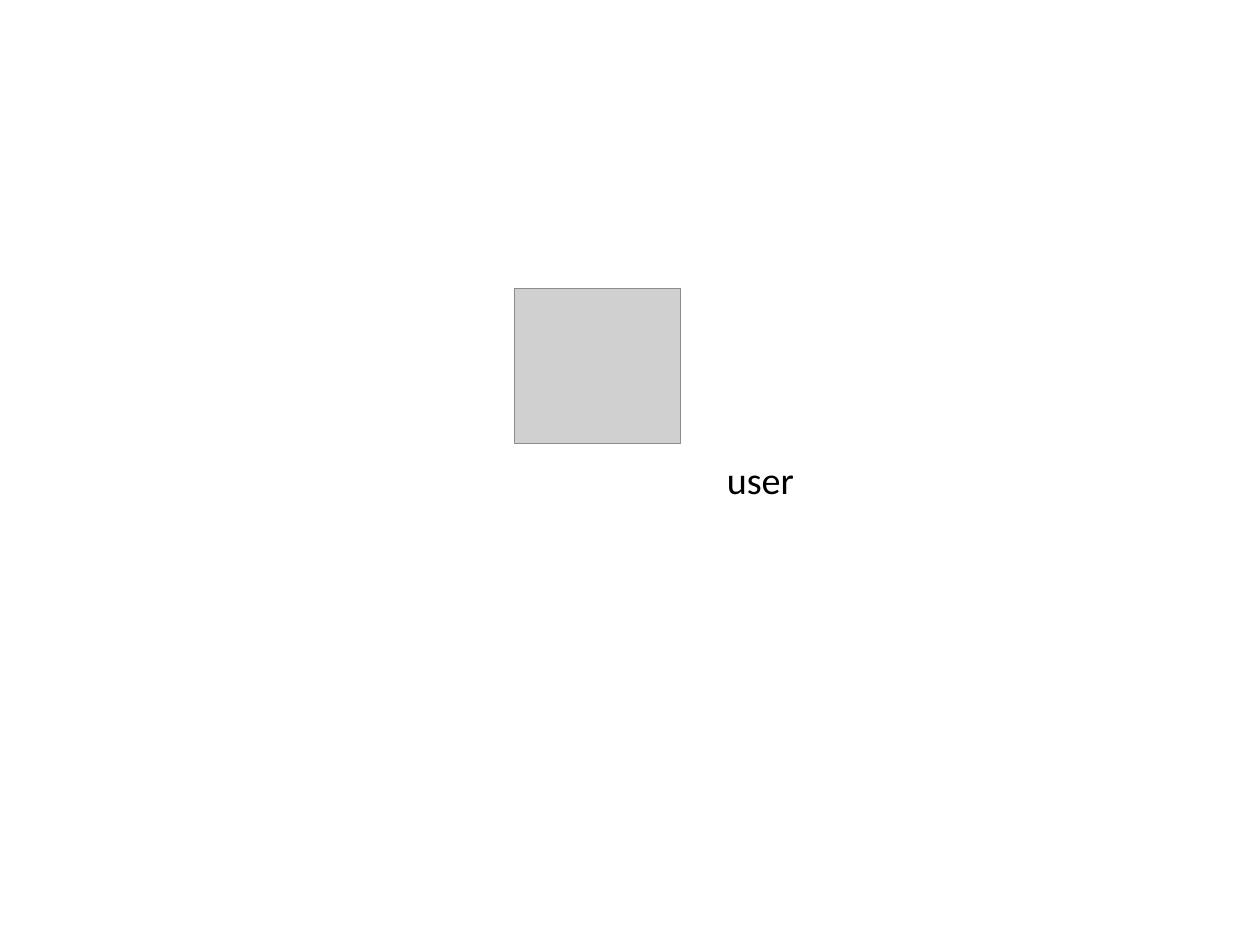
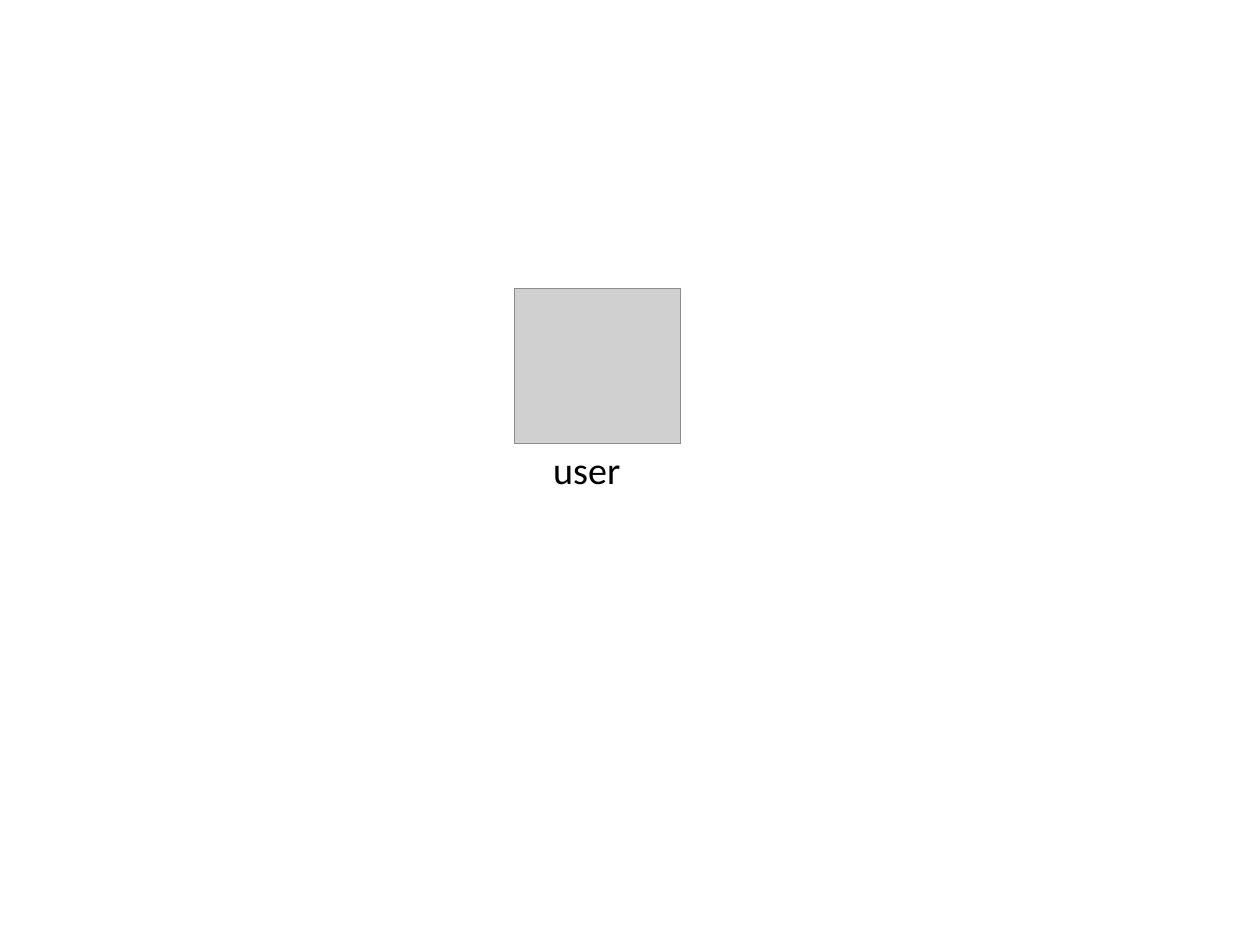
Before and after one commit to ncasuk/ncas-isc, a slide deck: slide 12 of shell/presentations/05_perm.pptx. Drawn at 1260x945 pixels with LibreOffice and Linux fonts; fonts in the diff are those of the drawing; grey boxes stand for pictures; background and template pictures are left out. Boxes give left, top, right and bottom in pixels: in the first picture for what was removed or moved away, otherwise in the second. Text is boxed around its words. In the diff, an @@ line names an element or a change of style, - is before the commit and + after.

```diff
--- a/shell/presentations/05_perm.pptx
+++ b/shell/presentations/05_perm.pptx
@@ table at [414,444,926,510] @@
@@ alignment centre to left @@
@@ table: place and size @@
-table at [461,454,1260,520]
+table at [414,444,926,510]
```
Also in this commit, not shown: 17 other slides changed, 5 other files.
